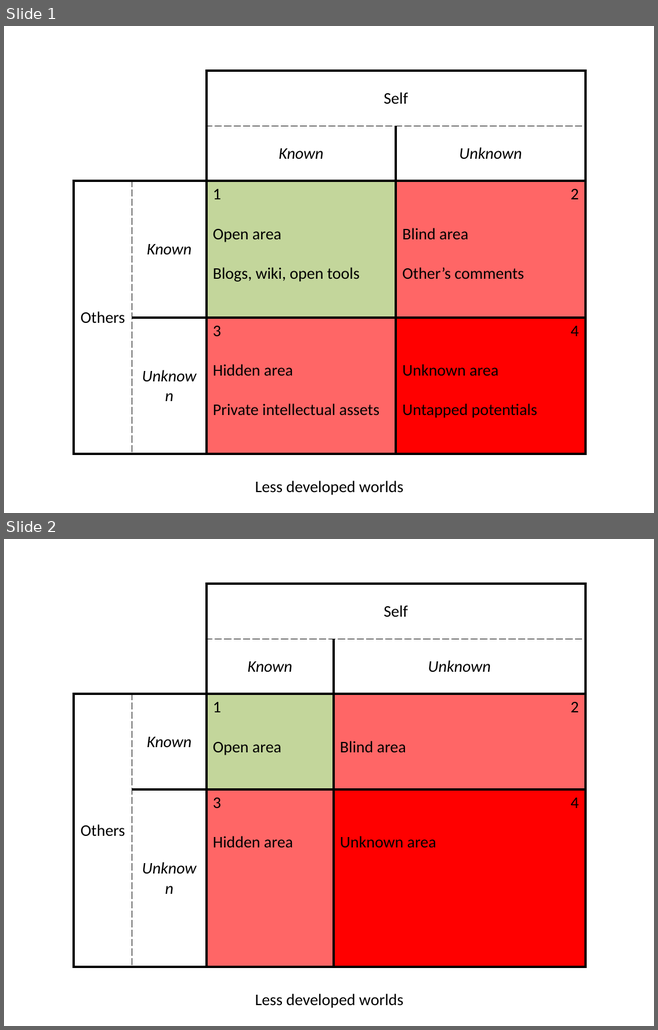
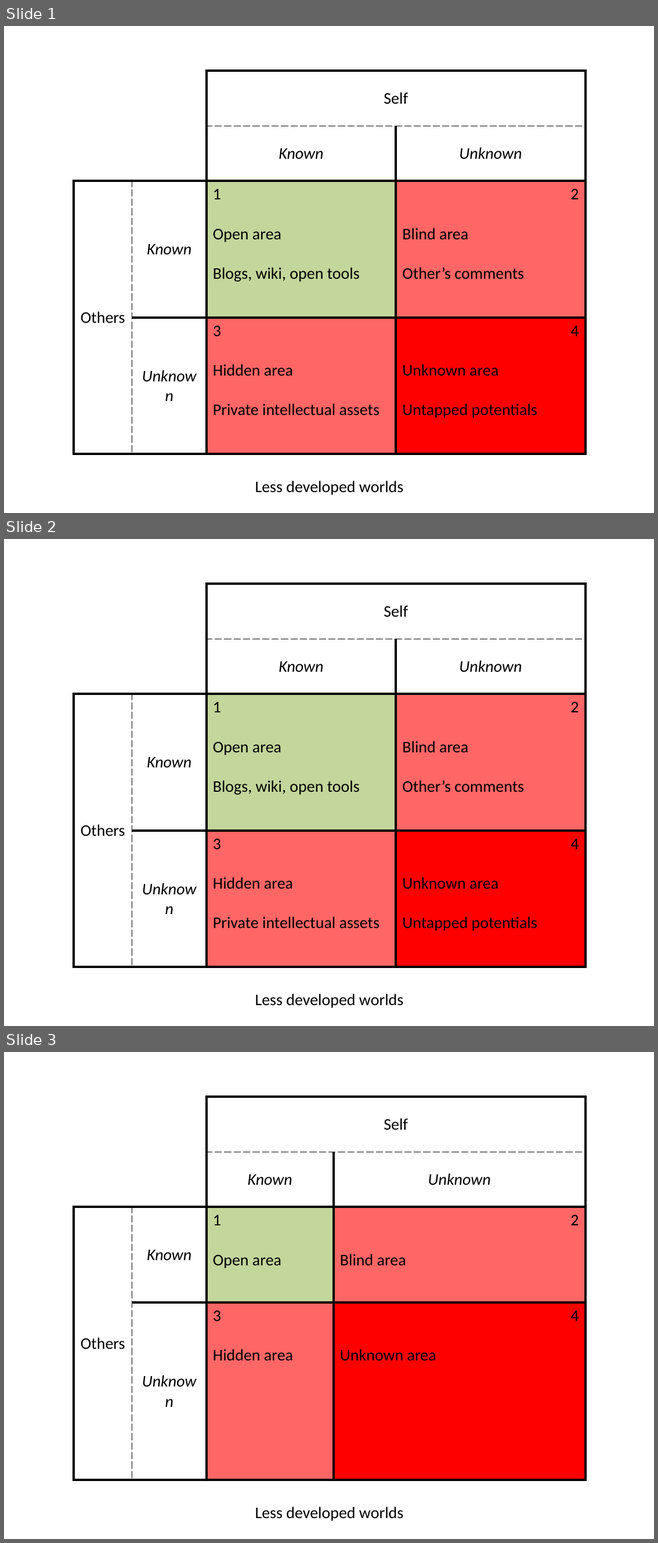
Before and after one commit to woodyme/i.center_my_workzone, a slide deck: 训练中心创客交叉融合空间建设/admin/UNESCO工程教育中心/XLP Whitepaper-Johari windows.pptx. Shown one above the other, each under a label of ours: slides 1 and 2 before the commit, slides 1, 2 and 3 after it. The pictures are 658x1030 and 658x1543 pixels, drawn with LibreOffice and Linux fonts; fonts in the diff are those of the drawing. Boxes give left, top, right and bottom in pixels: in the first picture for what was removed or moved away, otherwise in the second. Text is boxed around its words. In the diff, an @@ line names an element or a change of style, - is before the commit and + after.

```diff
--- a/训练中心创客交叉融合空间建设/admin/UNESCO工程教育中心/XLP Whitepaper-Johari windows.pptx
+++ b/训练中心创客交叉融合空间建设/admin/UNESCO工程教育中心/XLP Whitepaper-Johari windows.pptx
@@ slide 2 added at [4,539,654,1026], background #FFFFFF @@
@@ table added at [74,584,585,968], 4 rows, 4 columns @@
+ |  | Self | 
+ |  | Known | Unknown
+Others | Known | 1 / Open area / Blogs, wiki, open tools | 2 / Blind area / Other’s comments
+ | Unknown | 3 / Hidden area / Private intellectual assets | 4 / Unknown area / Untapped potentials
@@ text added at [255,994,403,1008], 18 pt, text #000000 @@
+Less developed worlds
@@ what was slide 2 is now slide 3 @@
```
Also in this commit, not shown: 1 other file.
